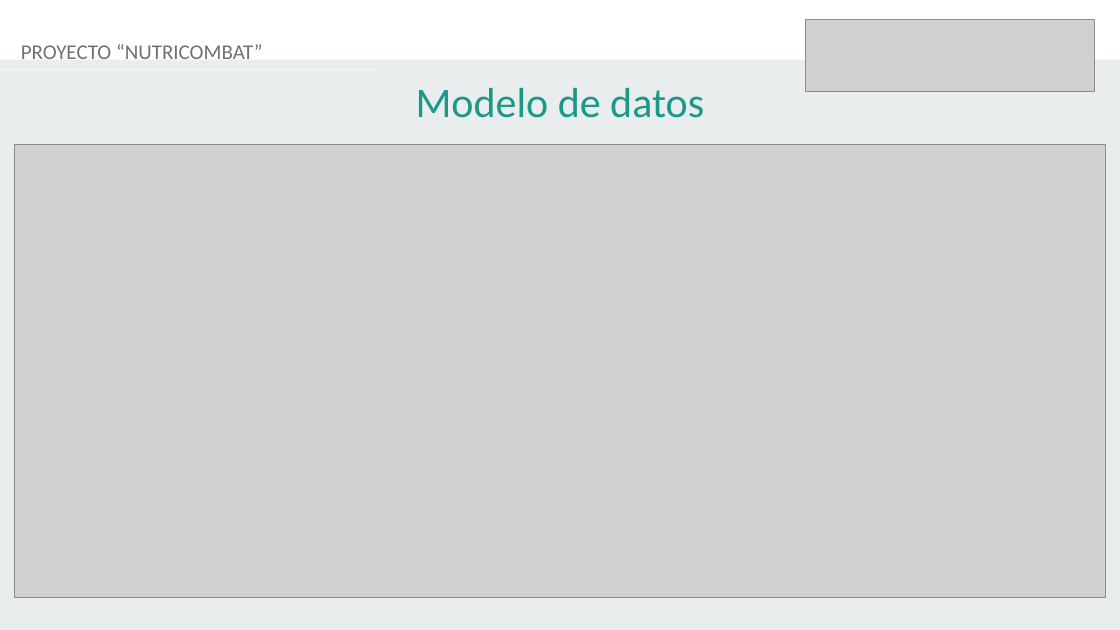
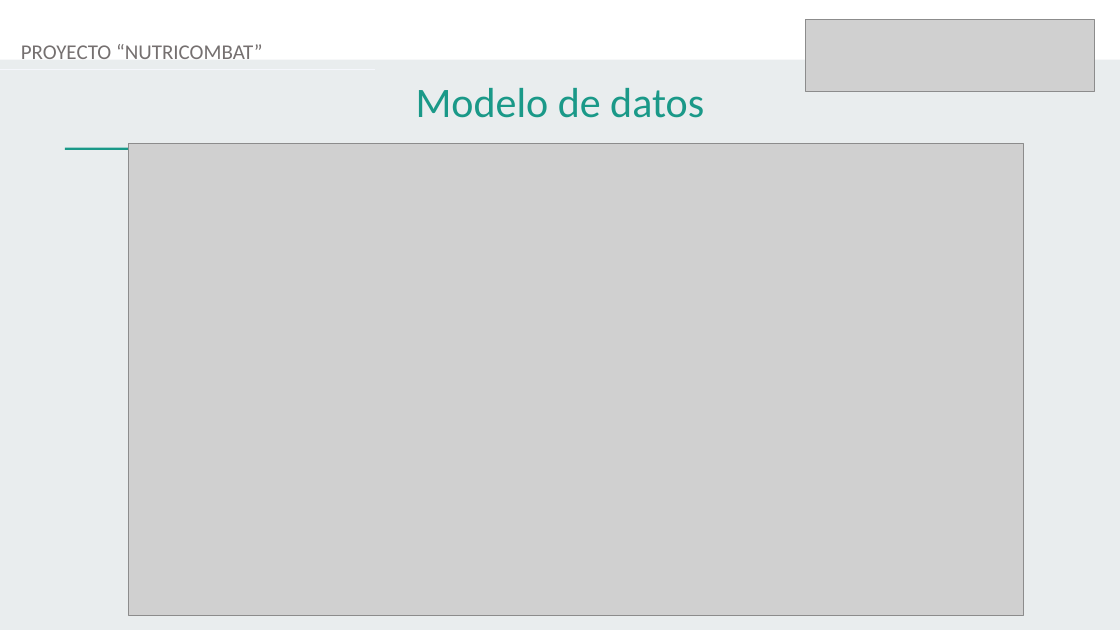
Before and after one commit to FabianIMV/nutricombat, a slide deck: slide 10 of Fase3/Evidencias_Grupales/Presentación Final del Proyecto (Español).pptx. Drawn at 1120x630 pixels with LibreOffice and Linux fonts; fonts in the diff are those of the drawing; grey boxes stand for pictures. Boxes give left, top, right and bottom in pixels: in the first picture for what was removed or moved away, otherwise in the second. Text is boxed around its words. In the diff, an @@ line names an element or a change of style, - is before the commit and + after.

```diff
--- a/Fase3/Evidencias_Grupales/Presentación Final del Proyecto (Español).pptx
+++ b/Fase3/Evidencias_Grupales/Presentación Final del Proyecto (Español).pptx
@@ rectangle moved from (x1=147, y1=146, x2=193, y2=152) to (x1=102, y1=146, x2=148, y2=152) @@
@@ rectangle at (x1=102, y1=146, x2=148, y2=152): fill #EB5600 to #1A9988 @@
@@ picture resized from (x1=14, y1=145, x2=1107, y2=597) to (x1=129, y1=144, x2=1023, y2=615) @@
```
Also in this commit, not shown: 5 other slides changed.
